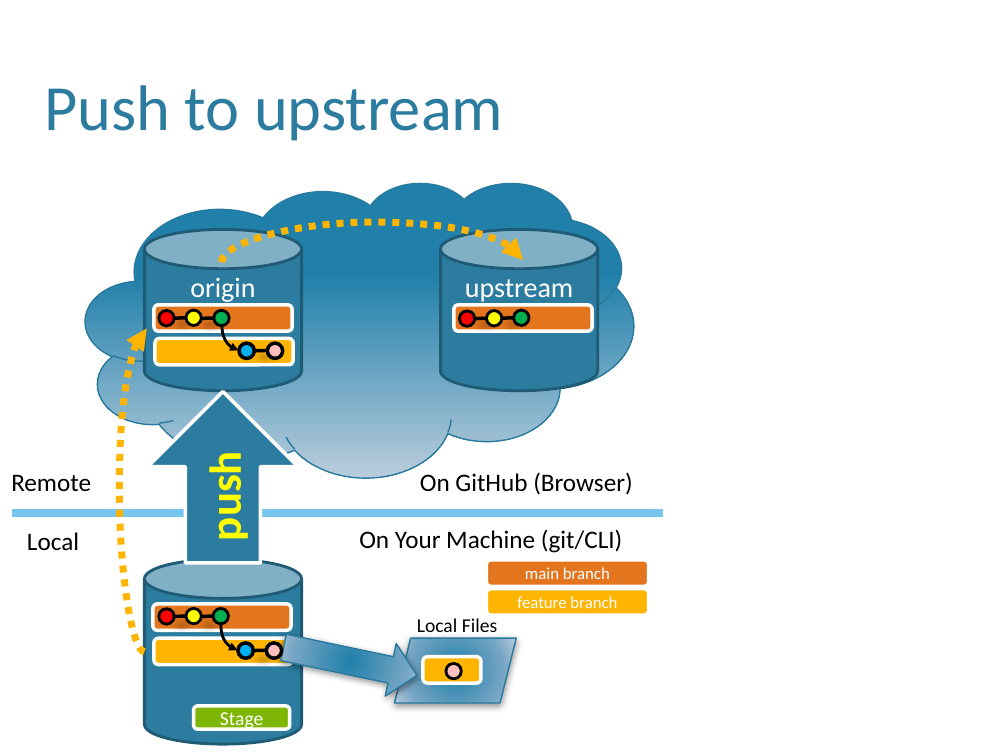
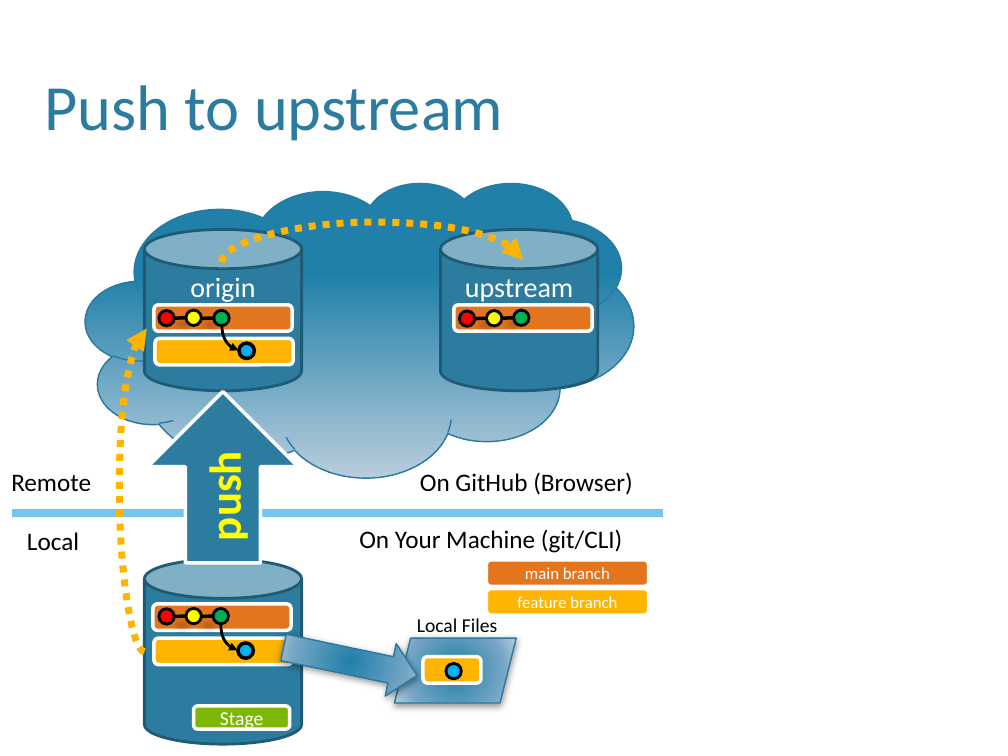
Before and after one commit to wpgoble/comp190, a slide deck: slide 24 of docs/materials/07-GitHub-OLD-copy.pptx. Drawn at 1008x756 pixels with LibreOffice and Linux fonts; fonts in the diff are those of the drawing; background and template pictures are left out. Boxes give left, top, right and bottom in pixels: in the first picture for what was removed or moved away, otherwise in the second. Text is boxed around its words. In the diff, an @@ line names an element or a change of style, - is before the commit and + after.

```diff
--- a/docs/materials/07-GitHub-OLD-copy.pptx
+++ b/docs/materials/07-GitHub-OLD-copy.pptx
@@ line removed from (255, 351) to (267, 351) @@
@@ ellipse removed at box(267, 343, 282, 358) @@
@@ line removed from (254, 650) to (266, 650) @@
@@ ellipse removed at box(266, 643, 281, 658) @@
@@ ellipse at box(446, 663, 461, 678): fill #FFBFBF to #00B0F0 @@
```
Also in this commit, not shown: 3 other slides changed, 1 other file.
